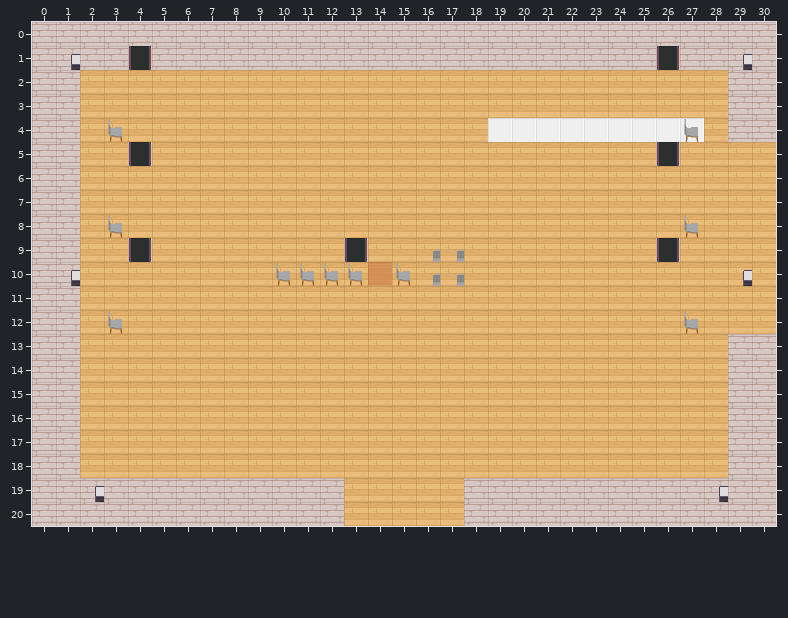
An edit to a level. Tiled map (JSON), workadventure/maps/gaming-loft.tmj. This is how it looked before the edit.
Cells are 32x32 px. Shown: x 0..30, y 0..20.
New version:
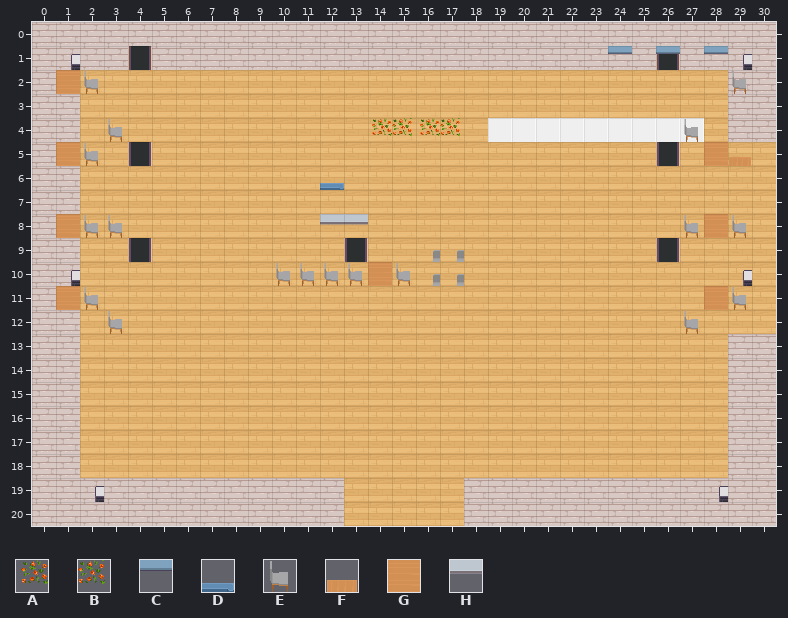
Key: from "WA_Exterior": A 558, B 559; from "WA_Miscellaneous": C 51; from "WA_Seats": D 5, E 119; from "WA_Tables": F 2, G 13, H 26.
_ is an empty cell.
Edits made:
Layer "furniture/furniture1":
y 1: x 24 _ -> C; x 26 _ -> C; x 28 _ -> C
y 2: x 1..2 __ -> GE; x 29 _ -> E
y 5: x 1..2 __ -> GE; x 28..29 __ -> GF
y 6: x 12 _ -> D
y 8: x 1..2 __ -> GE; x 12..13 __ -> HH; x 28..29 __ -> GE
y 11: x 1..2 __ -> GE; x 28..29 __ -> GE
Layer "above/above1":
y 4: x 14..17 ____ -> ABAB
